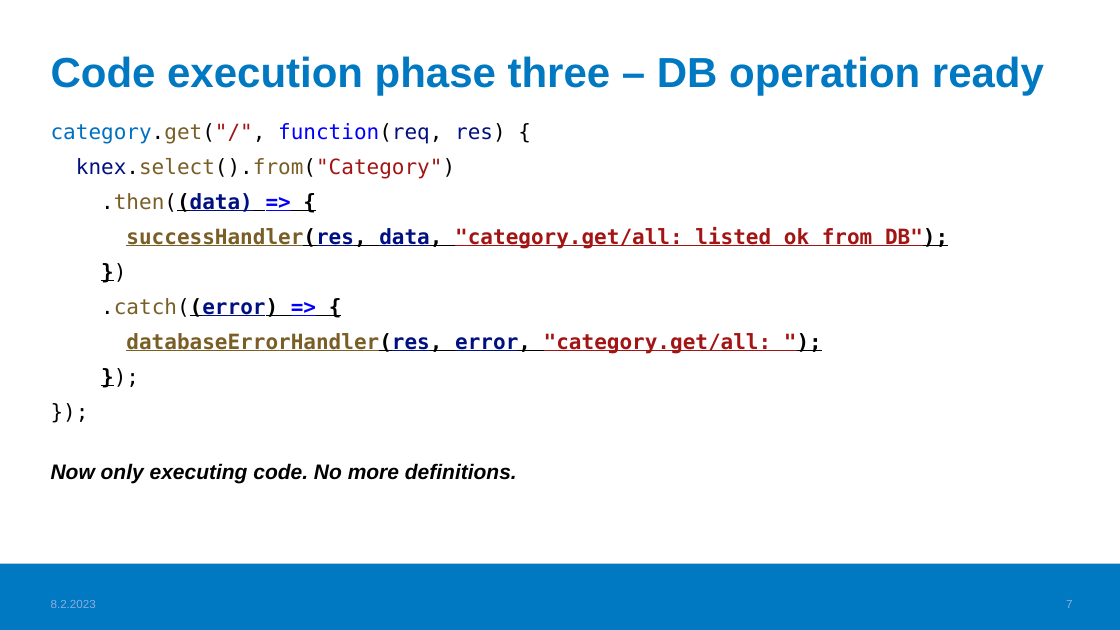
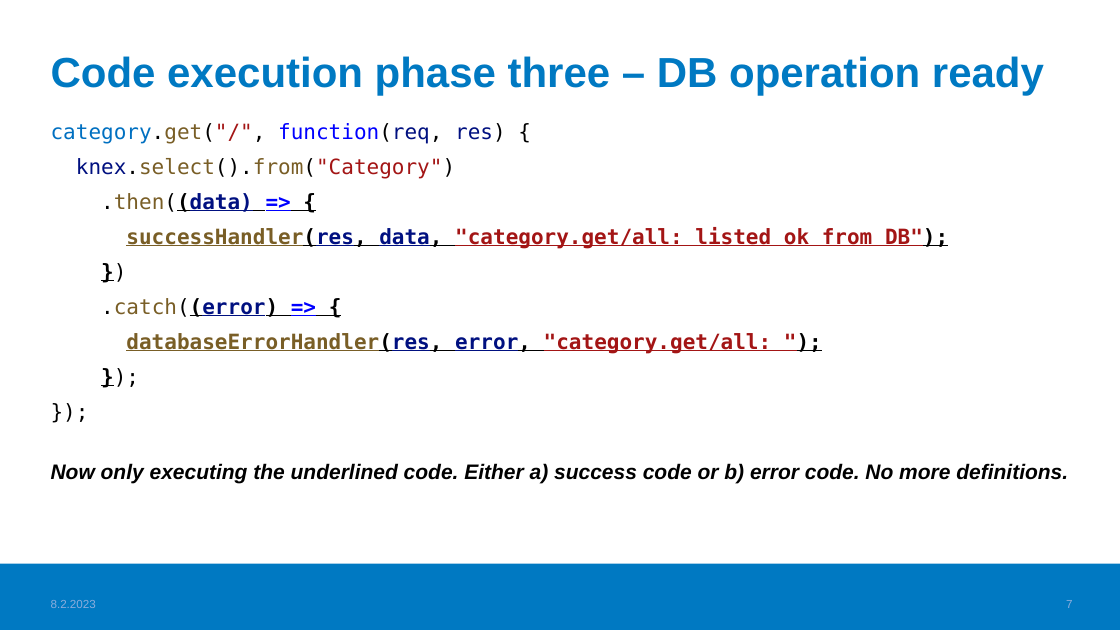
Before and after one commit to haagahelia/ohke-teknologiat, a slide deck: slide 7 of 05_es6_node/NodeJS_demo/03_asynchronous_code_promises/AsynchronousCode_Promises.pptx. Drawn at 1120x630 pixels with LibreOffice and Linux fonts; fonts in the diff are those of the drawing; background and template pictures are left out. Boxes give left, top, right and bottom in pixels: in the first picture for what was removed or moved away, otherwise in the second. Text is boxed around its words. In the diff, an @@ line names an element or a change of style, - is before the commit and + after.

```diff
--- a/05_es6_node/NodeJS_demo/03_asynchronous_code_promises/AsynchronousCode_Promises.pptx
+++ b/05_es6_node/NodeJS_demo/03_asynchronous_code_promises/AsynchronousCode_Promises.pptx
@@ text at [51,463,1068,484]: text changed @@
-Now only executing code. No more definitions.
+Now only executing the underlined code. Either a) success code or b) error code. No more definitions.
```
Also in this commit, not shown: 2 other slides changed, 1 other file.
